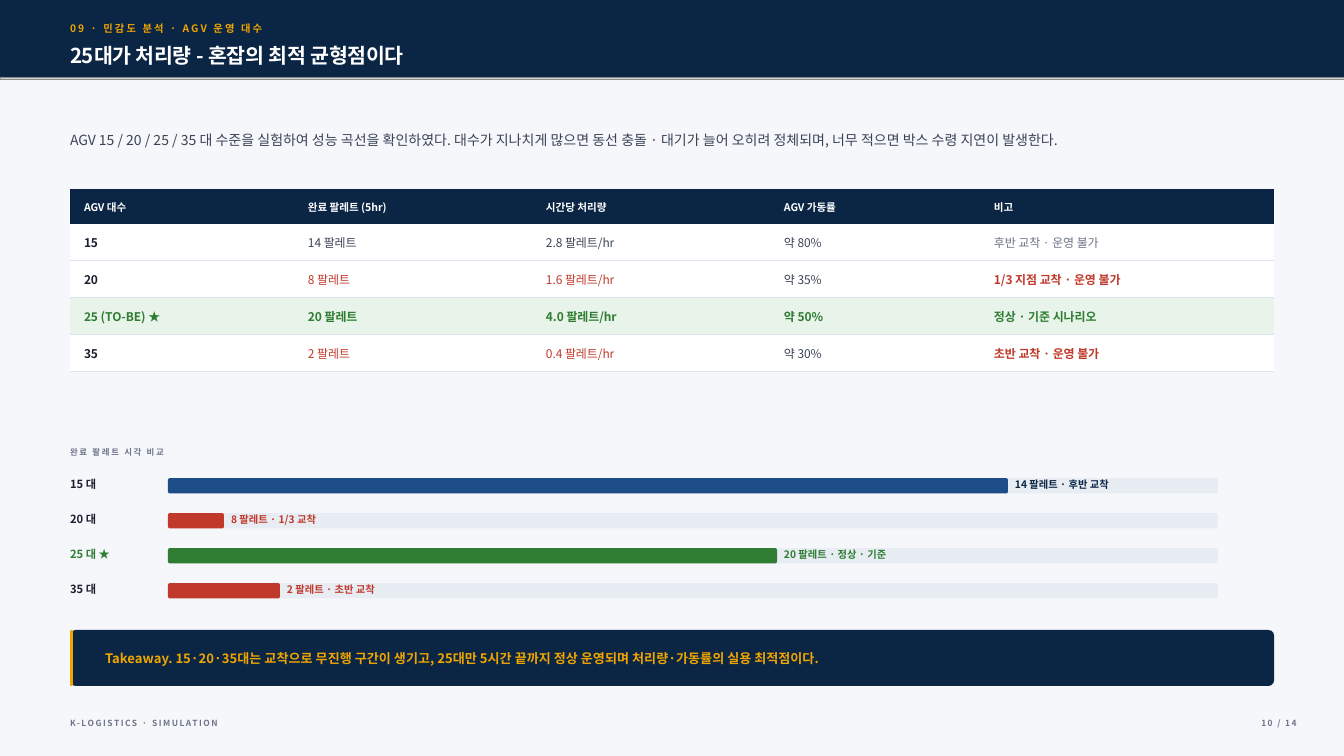
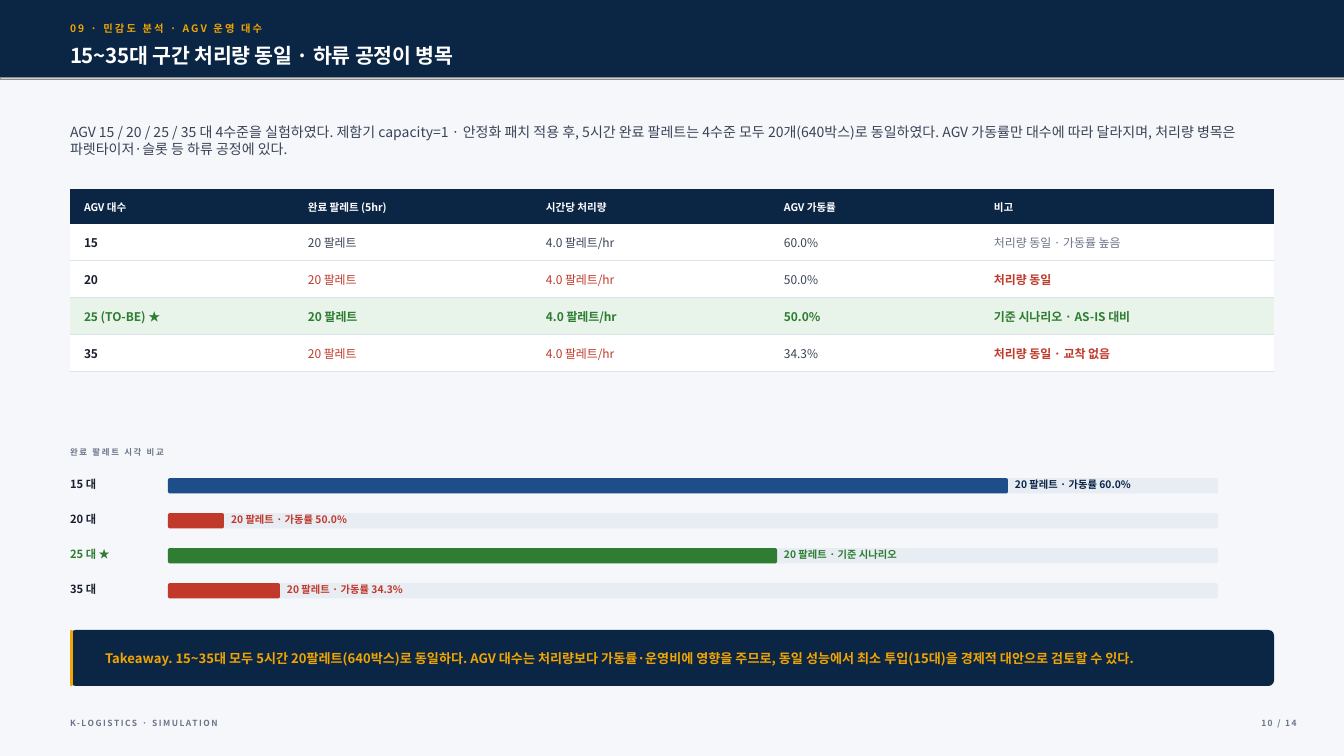
Before and after one commit to cholin3721/simulation_contest2, a slide deck: slide 10 of 피킹_프로세스_효율화_및_생산성_극대화_20260709235709.pptx. Drawn at 1344x756 pixels with LibreOffice and Linux fonts; fonts in the diff are those of the drawing; grey boxes stand for pictures. Boxes give left, top, right and bottom in pixels: in the first picture for what was removed or moved away, otherwise in the second. Text is boxed around its words. In the diff, an @@ line names an element or a change of style, - is before the commit and + after.

Commit message:
문제_수정.pdf 기준 전 산출물 정합성 검증 및 실측값 반영
- 91.7% S/A 비율: 빈 주문→S급 규칙 반영 이론값 91.6%와 일치함을 검증·재서술
- 개선①(제함기 부하 분산) 실측 기준 정직 서술 (제함기2 0%→4.8%, 병목은 하류)
- 재현 실측값 확정: 25대 기준 20팔레트/640박스/4.0hr/3:60, AGV 50%
- 민감도 4수준 실측: 15대 60.0% / 20대 50.0% / 25대 50.0% / 35대 34.3%
- 오탈자·문서 버그 수정 (AS-OS, 표5 단위, 매뉴얼 반복 출력 등)
- 봉함기 라우팅 가정 보고서 1.1절에 문서화
- 모델 결과 패널 텍스트 흰색→검정 (가동률 수치 표시 버그 수정)
- Q&A 보강 (Q2 재작성, Q12-1 신설: 15대 이상 처리량 동일 원인)
- 임시 스크립트·로그 정리, PDF 3종 최신 재출력

```diff
--- a/피킹_프로세스_효율화_및_생산성_극대화_20260709235709.pptx
+++ b/피킹_프로세스_효율화_및_생산성_극대화_20260709235709.pptx
@@ text at box(70, 45, 453, 65): text changed @@
-25대가 처리량 - 혼잡의 최적 균형점이다
+15~35대 구간 처리량 동일 · 하류 공정이 병목
@@ text at box(70, 125, 1236, 155): text changed @@
-AGV 15 / 20 / 25 / 35 대 수준을 실험하여 성능 곡선을 확인하였다. 대수가 지나치게 많으면 동선 충돌 · 대기가 늘어 오히려 정체되며, 너무 적으면 박스 수령 지연이 발생한다.
+AGV 15 / 20 / 25 / 35 대 4수준을 실험하였다. 제함기 capacity=1 · 안정화 패치 적용 후, 5시간 완료 팔레트는 4수준 모두 20개(640박스)로 동일하였다. AGV 가동률만 대수에 따라 달라지며, 처리량 병목은 파렛타이저·슬롯 등 하류 공정에 있다.
@@ table at box(70, 189, 1273, 364) @@
-row 2: 15 | 14 팔레트 | 2.8 팔레트/hr | 약 80% | 후반 교착 · 운영 불가
+row 2: 15 | 20 팔레트 | 4.0 팔레트/hr | 60.0% | 처리량 동일 · 가동률 높음
-row 3: 20 | 8 팔레트 | 1.6 팔레트/hr | 약 35% | 1/3 지점 교착 · 운영 불가
+row 3: 20 | 20 팔레트 | 4.0 팔레트/hr | 50.0% | 처리량 동일
-row 4, column 4: 약 50%
+row 4, column 4: 50.0%
-row 4, column 5: 정상 · 기준 시나리오
+row 4, column 5: 기준 시나리오 · AS-IS 대비
-row 5: 35 | 2 팔레트 | 0.4 팔레트/hr | 약 30% | 초반 교착 · 운영 불가
+row 5: 35 | 20 팔레트 | 4.0 팔레트/hr | 34.3% | 처리량 동일 · 교착 없음
@@ text at box(1015, 479, 1130, 489): text changed @@
-14 팔레트 · 후반 교착
+20 팔레트 · 가동률 60.0%
@@ text at box(231, 514, 346, 524): text changed @@
-8 팔레트 · 1/3 교착
+20 팔레트 · 가동률 50.0%
@@ text at box(784, 549, 897, 559): text changed @@
-20 팔레트 · 정상 · 기준
+20 팔레트 · 기준 시나리오
@@ text at box(287, 584, 402, 594): text changed @@
-2 팔레트 · 초반 교착
+20 팔레트 · 가동률 34.3%
@@ text at box(105, 652, 1133, 666): text changed @@
-Takeaway. 15·20·35대는 교착으로 무진행 구간이 생기고, 25대만 5시간 끝까지 정상 운영되며 처리량·가동률의 실용 최적점이다.
+Takeaway. 15~35대 모두 5시간 20팔레트(640박스)로 동일하다. AGV 대수는 처리량보다 가동률·운영비에 영향을 주므로, 동일 성능에서 최소 투입(15대)을 경제적 대안으로 검토할 수 있다.
```
Also in this commit, not shown: 10 other slides changed, 38 other files.
